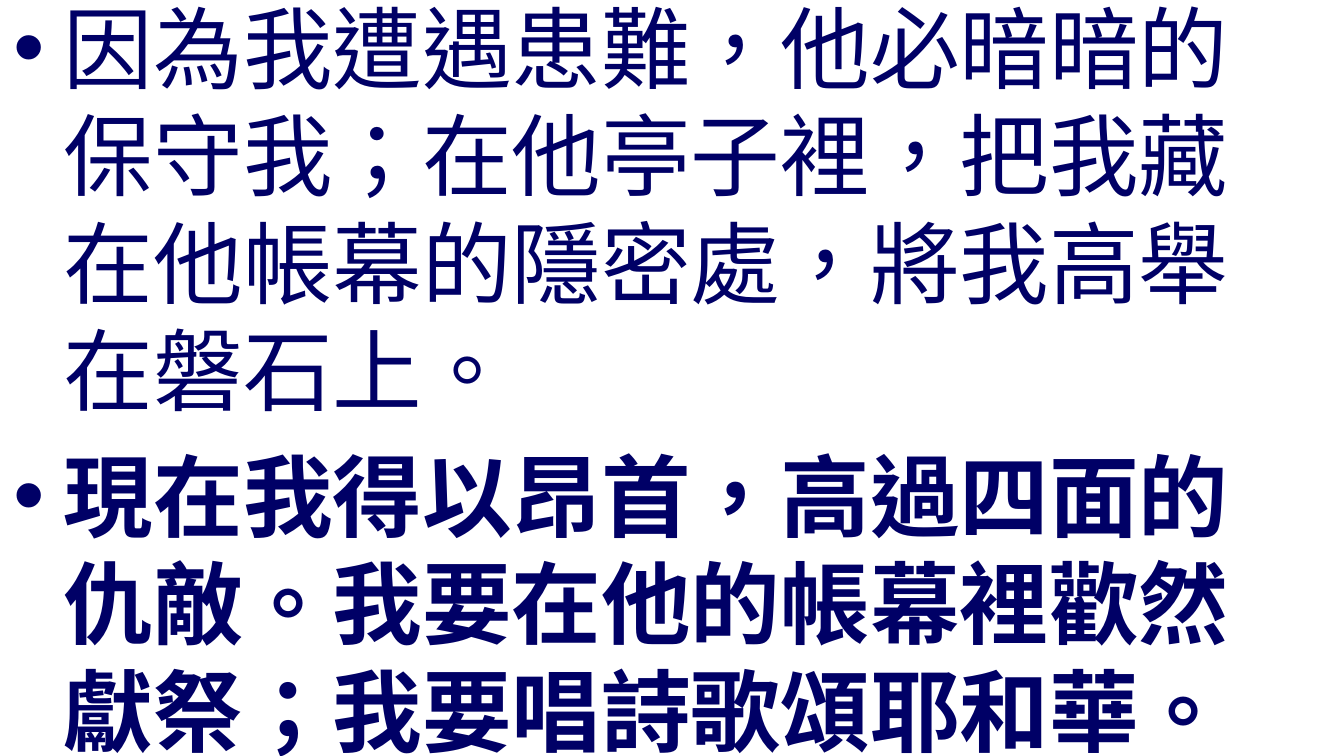
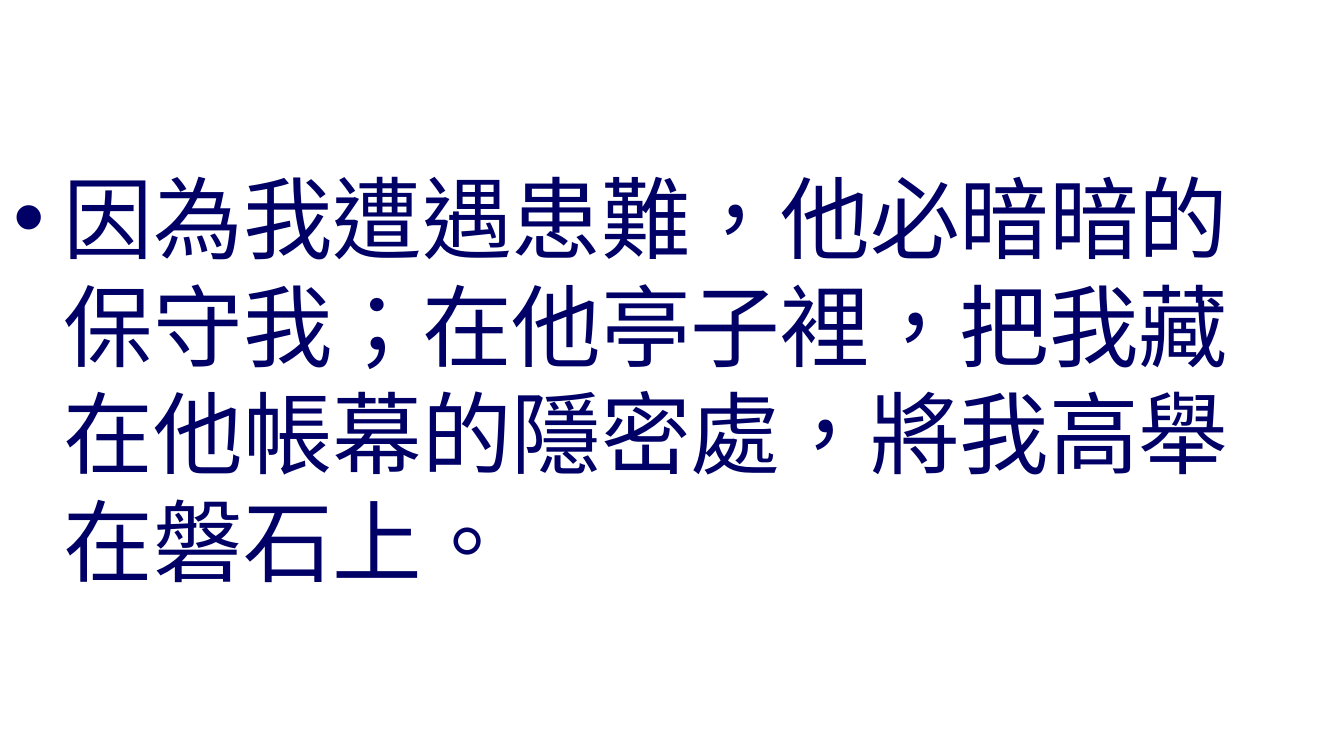
Before and after one commit to batisuoc/worship-resources, a slide deck: slide 5 of 63主是力量.pptx (slide 4 before the commit). Drawn at 1344x756 pixels with LibreOffice and Linux fonts; fonts in the diff are those of the drawing; background and template pictures are left out. Boxes give left, top, right and bottom in pixels: in the first picture for what was removed or moved away, otherwise in the second. Text is boxed around its words. In the diff, an @@ line names an element or a change of style, - is before the commit and + after.

```diff
--- a/63主是力量.pptx
+++ b/63主是力量.pptx
@@ text at <box>64,453,1229,756</box>: paragraph removed @@
-• 現在我得以昂首，高過四面的仇敵。我要在他的帳幕裡歡然獻祭；我要唱詩歌頌耶和華。
```
Also in this commit, not shown: 2 other slides changed, 2 slides added, 1 other file.
